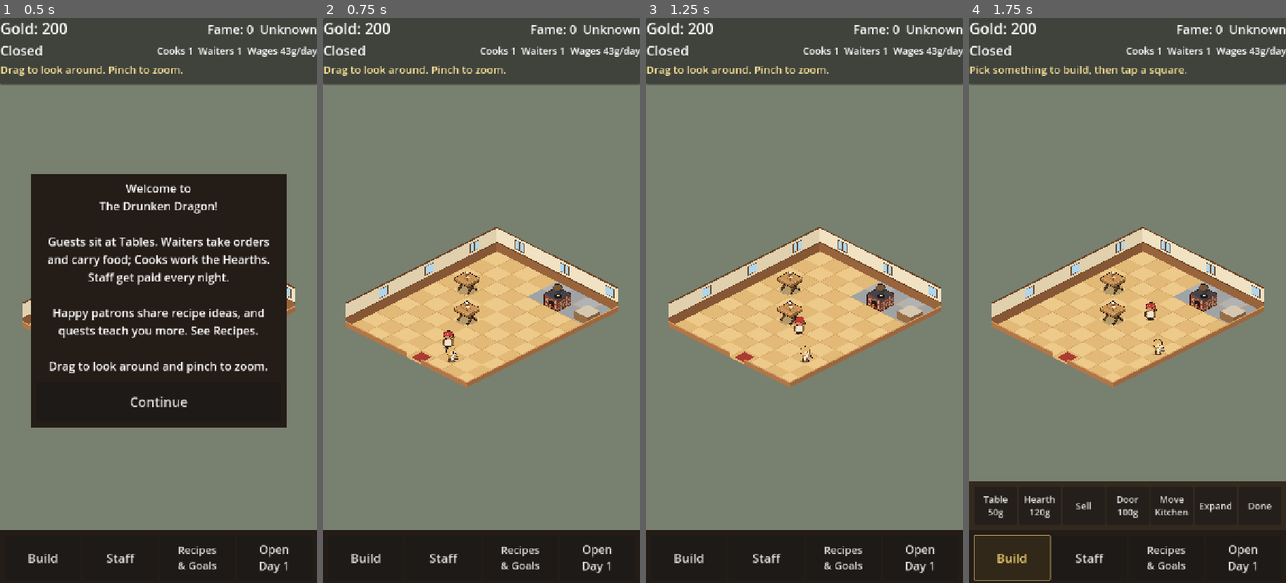
Above: before the commit, frames 1-4 (left to right).
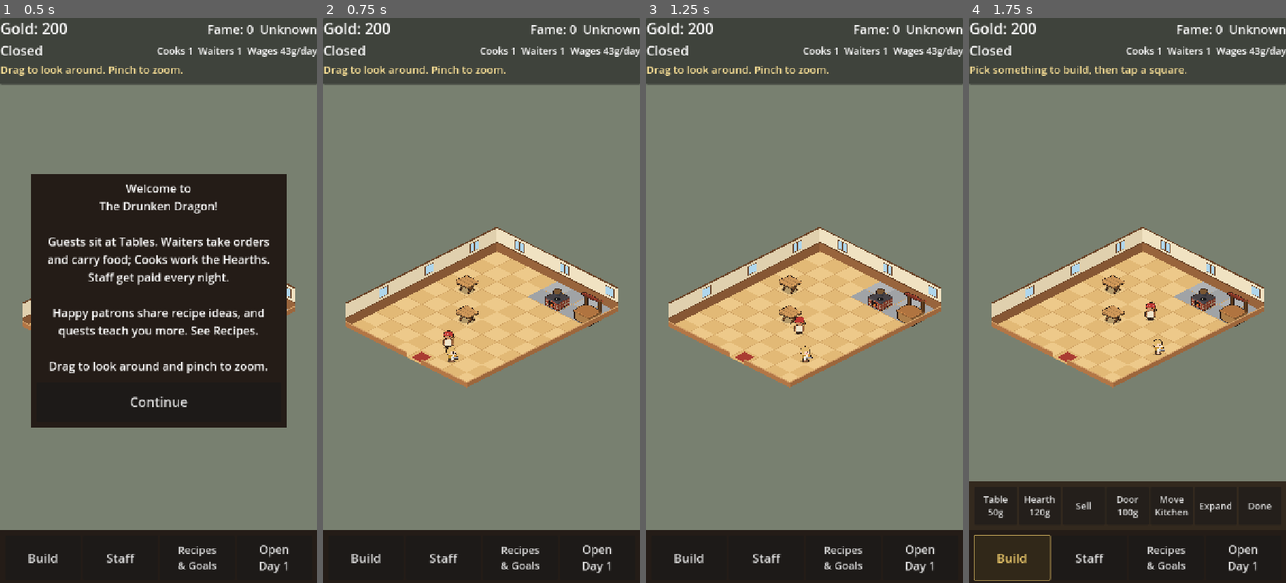
Above: after the commit, the same moments.

Repository: unclepappygaming/drunken-dragon
Game: Godot game, scene res://scenes/main.tscn
Same seed, same stepped clock (60 frames per second), same inputs: the game is played once before the commit and once after it.
Inputs:
- Up to frame 1 (0.5 s): no input
- Up to frame 2 (0.75 s): click "Continue" at 0.5 s
- Up to frame 3 (1.25 s): no input
- Up to frame 4 (1.75 s): click "Build" at 1.25 s

Frame 1 is identical in both runs. In frame 2, 0.8% of the frame differs, in the area x 41-89%, y 44-55%; in frame 3, 0.8%; in frame 4, 0.8%.

Commit message:
Serving-hatch pass, waist-high tables, plates that waiters clear
- The pass is now the serving hatch sprite; tables and stoves are lower
  so guests and cooks aren't dwarfed or hidden.
- Tables stay bare until food is served. Finished guests leave a dirty
  plate, and the table can't seat anyone until a waiter clears it and
  takes the plates back to the pass. Leftovers are washed overnight.

Co-Authored-By: Claude Opus 5.5 <noreply@anthropic.com>
Claude-Session: https://claude.ai/code/session_019VRsRCogzWm6kk6t1eMEE4

Diff:
--- a/scripts/customer.gd
+++ b/scripts/customer.gd
@@ -17,7 +17,8 @@
 # come as a party sharing one table; if one storms off, they all go.
 #
 # Guests sit on a free square NEXT TO their table. A Waiter comes to
-# take the order, a Cook cooks it, and a Waiter carries it over.
+# take the order, a Cook cooks it, and a Waiter carries it over. When
+# they finish, their empty plate stays on the table for a Waiter to clear.
 # Walking around furniture comes from walker.gd (see "extends Walker").
 #
 # Each guest is drawn from their type's pixel-art sheet, recolored with
@@ -188,6 +189,7 @@
 					share += GuestTypes.GUARD_TIP
 				var price: int = roundi(order["price"] * share)
 				GameManager.earn(price)
+				grid.finish_dish(table_cell)   # leaves an empty plate behind
 				_bubble = "+%dg" % price
 				_start_leaving("served")
 
@@ -218,6 +220,7 @@
 		return false
 	state = State.EATING
 	_timer = EAT_TIME
+	grid.serve_dish(table_cell)
 	_patience_at_serve = patience
 	_bubble = "Yum!"
 	return true
--- a/scripts/main.gd
+++ b/scripts/main.gd
@@ -68,8 +68,9 @@
 	# Building or selling between days changes the save, so save again.
 	grid.layout_changed.connect(_save_if_closed)
 	GameManager.recipes_changed.connect(_save_if_closed)
-	# A newly built table can seat whoever is first in line.
+	# A newly built or newly cleared table can seat whoever is first in line.
 	grid.layout_changed.connect(_seat_from_line)
+	grid.table_freed.connect(_seat_from_line)
 
 	var save: Dictionary = GameManager.load_game()
 	if save.is_empty():
@@ -114,10 +115,13 @@
 		_noble_arrivals.pop_front()
 		_noble_arrives()
 
-	# After closing, wait until every guest has walked out the door.
+	# After closing, wait until every guest has walked out the door and
+	# the waiters have cleared the tables (if there are any waiters).
 	# get_nodes_in_group asks for every node tagged "customers".
-	if _waiting_for_last_guests and get_tree().get_nodes_in_group("customers").is_empty():
+	if _waiting_for_last_guests and get_tree().get_nodes_in_group("customers").is_empty() \
+			and (not grid.has_dirty_tables() or get_tree().get_nodes_in_group("waiters").is_empty()):
 		_waiting_for_last_guests = false
+		grid.wash_all_tables()
 		_show_day_summary()
 
 
--- a/scripts/tavern_grid.gd
+++ b/scripts/tavern_grid.gd
@@ -28,6 +28,8 @@
 # Fired after furniture is built or sold, so anyone mid-walk can plan
 # a new route around it.
 signal layout_changed
+# Fired when a waiter clears a table, so the next guest in line can sit.
+signal table_freed
 
 const START_COLS: int = 8
 const START_ROWS: int = 10
@@ -84,6 +86,11 @@
 var furniture: Dictionary = {}
 # table cell -> the Customer sitting there, or null if free
 var table_owner: Dictionary = {}
+# table cell -> {"full": plates being eaten, "dirty": empty plates left
+# behind}. A table with dirty plates can't seat anyone until a Waiter
+# clears it and takes the plates back to the kitchen.
+var table_dishes: Dictionary = {}
+var _bussers: Dictionary = {}        # table cell -> the Waiter coming to clear it
 # hearth cell -> {
 #   "cook":        the Cook working it, or null
 #   "job":         {} when not cooking, or {"customer", "time_left", "total"}
@@ -364,7 +371,7 @@
 func find_free_table() -> Vector2i:
 	var free: Array[Vector2i] = []
 	for cell in table_owner:
-		if table_owner[cell] == null:
+		if table_owner[cell] == null and _is_clean(cell):
 			free.append(cell)
 	if free.is_empty():
 		return NO_CELL
@@ -378,6 +385,81 @@
 func release_table(cell: Vector2i) -> void:
 	if table_owner.has(cell):
 		table_owner[cell] = null
+
+
+# ---------------------------------------------------------------------
+# Plates on tables
+# ---------------------------------------------------------------------
+func _is_clean(cell: Vector2i) -> bool:
+	var dishes: Dictionary = table_dishes.get(cell, {})
+	return dishes.get("full", 0) == 0 and dishes.get("dirty", 0) == 0
+
+
+func _change_dishes(cell: Vector2i, full: int, dirty: int) -> void:
+	if not furniture.has(cell):
+		return
+	var dishes: Dictionary = table_dishes.get(cell, {"full": 0, "dirty": 0})
+	dishes["full"] = maxi(dishes["full"] + full, 0)
+	dishes["dirty"] = maxi(dishes["dirty"] + dirty, 0)
+	table_dishes[cell] = dishes
+	_props[cell].queue_redraw()
+
+
+# A Waiter sets a guest's food down.
+func serve_dish(cell: Vector2i) -> void:
+	_change_dishes(cell, 1, 0)
+
+
+# The guest finished eating: the full plate becomes a dirty one.
+func finish_dish(cell: Vector2i) -> void:
+	_change_dishes(cell, -1, 1)
+
+
+# A Waiter looks for a table everyone has left that still has dirty
+# plates and nobody else is coming to clear. Returns NO_CELL if none.
+func claim_dirty_table(waiter: Waiter) -> Vector2i:
+	for cell in table_dishes:
+		if table_dishes[cell]["dirty"] > 0 and table_owner.get(cell) == null \
+				and not is_instance_valid(_bussers.get(cell)):
+			_bussers[cell] = waiter
+			return cell
+	return NO_CELL
+
+
+# The Waiter is at the table: they pick up every dirty plate. Returns how
+# many they took (0 if the table was sold or washed meanwhile).
+func clear_table(cell: Vector2i, waiter: Waiter) -> int:
+	if _bussers.get(cell) == waiter:
+		_bussers.erase(cell)
+	if not table_dishes.has(cell):
+		return 0
+	var taken: int = table_dishes[cell]["dirty"]
+	table_dishes[cell]["dirty"] = 0
+	_props[cell].queue_redraw()
+	if _is_clean(cell):
+		table_freed.emit()
+	return taken
+
+
+func release_busser(waiter: Waiter) -> void:
+	for cell in _bussers.keys():
+		if _bussers[cell] == waiter:
+			_bussers.erase(cell)
+
+
+func has_dirty_tables() -> bool:
+	for cell in table_dishes:
+		if table_dishes[cell]["dirty"] > 0:
+			return true
+	return false
+
+
+# Overnight, any plates still out get washed.
+func wash_all_tables() -> void:
+	table_dishes.clear()
+	_bussers.clear()
+	for cell in table_owner:
+		_props[cell].queue_redraw()
 
 
 # A Cook asks for a Hearth that nobody is working. Returns its cell.
@@ -810,6 +892,8 @@
 	GameManager.refund(refund)
 	furniture.erase(cell)
 	table_owner.erase(cell)
+	table_dishes.erase(cell)
+	_bussers.erase(cell)
 	hearths.erase(cell)
 	_remove_prop(cell)
 	_astar.set_point_solid(cell, false)
@@ -945,7 +1029,7 @@
 
 
 # ---------------------------------------------------------------------
-# Drawing (simple shapes for now; the art pass replaces them)
+# Drawing
 # ---------------------------------------------------------------------
 const FLOOR_A := Color8(237, 201, 138)
 const FLOOR_B := Color8(226, 185, 118)
@@ -1053,29 +1137,12 @@
 		"wall": _draw_front_wall(prop)
 
 
-# A box sitting on the middle of a square: `inset` is its size compared
-# to the square, `height` how tall it is, starting `from_height` above
-# the floor. Returns the middle of its top face.
-func _draw_block(prop: FloorProp, inset: float, height: float, top: Color, left: Color, right: Color, from_height: float = 0.0) -> Vector2:
-	var hw: float = TILE_W / 2.0 * inset
-	var hh: float = TILE_H / 2.0 * inset
-	var lift := Vector2(0, -height)
-	var base := Vector2(0, -from_height)
-	var n := Vector2(0, -hh)
-	var e := Vector2(hw, 0)
-	var s := Vector2(0, hh)
-	var w := Vector2(-hw, 0)
-	prop.draw_colored_polygon(PackedVector2Array([w + base, s + base, s + lift, w + lift]), left)
-	prop.draw_colored_polygon(PackedVector2Array([s + base, e + base, e + lift, s + lift]), right)
-	prop.draw_colored_polygon(PackedVector2Array([n + lift, e + lift, s + lift, w + lift]), top)
-	return lift
-
-
 # Pixel-art furniture (drawn by tools/sprites/make_furniture.py). Each
 # frame is 64 x 72 with the middle of its square at (32, 58), drawn at 2x
 # like the characters.
 const TABLE_ART: Texture2D = preload("res://assets/sprites/furniture/table.png")
 const HEARTH_ART: Texture2D = preload("res://assets/sprites/furniture/hearth.png")
+const PASS_ART: Texture2D = preload("res://assets/sprites/furniture/pass.png")
 const ART_FRAME := Vector2(64, 72)
 const ART_ANCHOR := Vector2(32, 58)
 const ART_SCALE: float = 2.0
@@ -1086,8 +1153,38 @@
 	prop.draw_texture_rect_region(art, Rect2(-ART_ANCHOR * ART_SCALE, ART_FRAME * ART_SCALE), source)
 
 
+const TABLE_TOP: float = 26.0   # how high the tabletop is, in world pixels
+# Where plates go on the tabletop (up to 3: adventurers share a table).
+const PLATE_SPOTS: Array = [Vector2(-10, -2), Vector2(10, -2), Vector2(0, 5)]
+
+
 func _draw_table(prop: FloorProp) -> void:
 	_draw_art(prop, TABLE_ART)
+	# The table stays bare until food arrives. Dirty plates stay until a
+	# Waiter clears them.
+	var dishes: Dictionary = table_dishes.get(prop.cell, {})
+	var full: int = dishes.get("full", 0)
+	var dirty: int = dishes.get("dirty", 0)
+	for i in mini(full + dirty, PLATE_SPOTS.size()):
+		_draw_plate(prop, Vector2(0, -TABLE_TOP) + PLATE_SPOTS[i], i < full)
+
+
+# A plate seen from above at the isometric angle (squashed to half height).
+func _draw_plate(prop: CanvasItem, at: Vector2, with_food: bool) -> void:
+	prop.draw_set_transform(at, 0.0, Vector2(1.0, 0.5))
+	prop.draw_circle(Vector2.ZERO, 12.0, Color8(40, 26, 20))     # outline
+	prop.draw_circle(Vector2.ZERO, 11.0, Color8(245, 242, 232))
+	if with_food:
+		prop.draw_circle(Vector2(0, -1), 7.5, Color8(150, 80, 35))
+		prop.draw_circle(Vector2(-1, -2), 6.0, Color8(195, 112, 50))
+		prop.draw_circle(Vector2(-3, -4), 2.5, Color8(240, 175, 95))
+		prop.draw_circle(Vector2(4, 2), 2.0, Color8(110, 160, 60))   # a bit of green
+	else:
+		# Leftover crumbs and a smear of sauce.
+		prop.draw_circle(Vector2(3, 2), 2.5, Color8(175, 105, 55))
+		prop.draw_circle(Vector2(-4, -3), 1.5, Color8(150, 95, 50))
+		prop.draw_circle(Vector2(-2, 4), 1.5, Color8(190, 120, 60))
+	prop.draw_set_transform(Vector2.ZERO)
 
 
 func _draw_hearth(prop: FloorProp) -> void:
@@ -1097,7 +1194,7 @@
 	# Frame 0 is the idle glow; while cooking, the fire cycles frames 1-3.
 	var frame: int = 1 + (Time.get_ticks_msec() / 140) % 3 if cooking else 0
 	_draw_art(prop, HEARTH_ART, frame)
-	var top := Vector2(0, -50)   # just above the stew pot
+	var top := Vector2(0, -38)   # just above the stew pot
 	if cooking:
 		var job: Dictionary = h["job"]
 		var done: float = 1.0 - job["time_left"] / job["total"]
@@ -1109,13 +1206,11 @@
 				HORIZONTAL_ALIGNMENT_CENTER, 80, 15, Color(1.0, 0.75, 0.75))
 
 
-# The pass: a low counter with the waiting plates on it.
+# The pass: a serving hatch with the waiting plates on its counter.
 func _draw_expo(prop: FloorProp) -> void:
-	var top: Vector2 = _draw_block(prop, 0.85, 26.0, Color8(214, 200, 176), Color8(150, 110, 70), Color8(128, 92, 58))
+	_draw_art(prop, PASS_ART)
 	for i in expo_plates.size():
-		var spot: Vector2 = top + Vector2(-14 + i * 14, -2 + (i % 2) * 4)
-		prop.draw_circle(spot, 7.0, Color.WHITE)
-		prop.draw_circle(spot, 4.0, Color8(190, 110, 50))
+		_draw_plate(prop, Vector2(-14 + i * 14, -28 + (i % 2) * 5), true)
 
 
 func _draw_front_wall(prop: FloorProp) -> void:
--- a/scripts/waiter.gd
+++ b/scripts/waiter.gd
@@ -1,11 +1,15 @@
 # =====================================================================
 # waiter.gd  —  one waiter. Attached to scenes/waiter.tscn.
 #
-# Waiters do two jobs, always picking finished food first (a full pass
-# makes cooks wait):
+# Waiters do three jobs, in this order (a full pass makes cooks wait,
+# and a dirty table can't seat the next guest):
 #
+#   serve food:     IDLE -> TO_PASS -> CARRYING -> IDLE
 #   take an order:  IDLE -> TO_GUEST -> TAKING_ORDER -> IDLE
-#   serve food:     IDLE -> TO_PASS -> CARRYING -> IDLE
+#   clear a table:  IDLE -> TO_TABLE -> CLEARING -> RETURNING -> IDLE
+#
+# Clearing means picking up the empty plates a table's guests left, and
+# taking them back to the pass for washing.
 #
 # Waiters never go into the kitchen: they collect plates from the square
 # in front of the pass (the expo counter).
@@ -22,10 +26,11 @@
 class_name Waiter
 extends Walker
 
-enum State { IDLE, TO_GUEST, TAKING_ORDER, TO_PASS, CARRYING, LEAVING }
+enum State { IDLE, TO_GUEST, TAKING_ORDER, TO_PASS, CARRYING, TO_TABLE, CLEARING, RETURNING, LEAVING }
 
 const WALK_SPEED: float = 220.0
 const ORDER_TAKE_TIME: float = 1.0
+const CLEAR_TIME: float = 0.8
 const SMOOTH_TALK_PATIENCE: float = 10.0
 const LUCKY_CHANCE: float = 1.0 / 3.0
 const LUCKY_TIP: float = 0.5
@@ -33,6 +38,7 @@
 var state: State = State.IDLE
 
 var _guest: Customer = null                 # who we're working for
+var _table: Vector2i = TavernGrid.NO_CELL   # the table we're clearing
 var _timer: float = 0.0
 var profile: Dictionary = {}
 
@@ -98,6 +104,25 @@
 				_guest = null
 				state = State.IDLE
 
+		State.TO_TABLE:
+			if _walk(delta):
+				state = State.CLEARING
+				_timer = CLEAR_TIME
+
+		State.CLEARING:
+			_timer -= delta
+			if _timer <= 0.0:
+				if grid.clear_table(_table, self) > 0:
+					go_to_cell(grid.expo_front())   # plates go back to the kitchen
+					state = State.RETURNING
+				else:
+					state = State.IDLE   # the table was sold or washed meanwhile
+				_table = TavernGrid.NO_CELL
+
+		State.RETURNING:
+			if _walk(delta):
+				state = State.IDLE   # handed in at the pass for washing
+
 		State.LEAVING:
 			if _walk(delta):
 				queue_free()
@@ -108,6 +133,7 @@
 # Called by main.gd when the player lets this waiter go.
 func leave() -> void:
 	remove_from_group("waiters")
+	grid.release_busser(self)
 	state = State.LEAVING
 	go_out_door()
 
@@ -126,6 +152,15 @@
 		_guest = guest
 		go_to_cell(grid.access_cell(guest.table_cell, position, self))
 		state = State.TO_GUEST
+		return
+
+	# Nothing else to do: clear a table guests have left.
+	var table: Vector2i = grid.claim_dirty_table(self)
+	if table != TavernGrid.NO_CELL:
+		end_standby()
+		_table = table
+		go_to_cell(grid.access_cell(table, position, self))
+		state = State.TO_TABLE
 
 
 func _give_up() -> void:
@@ -141,4 +176,4 @@
 
 
 func _draw() -> void:
-	draw_sprite(state == State.CARRYING)
+	draw_sprite(state == State.CARRYING or state == State.RETURNING)
Binary file changed: assets/sprites/furniture/hearth.png
Binary file added: assets/sprites/furniture/pass.png
Binary file changed: assets/sprites/furniture/table.png
Binary file changed: tools/sprites/furniture_options.png
Not shown, changed: README.md
Not shown, changed: tools/sprites/make_furniture.py
